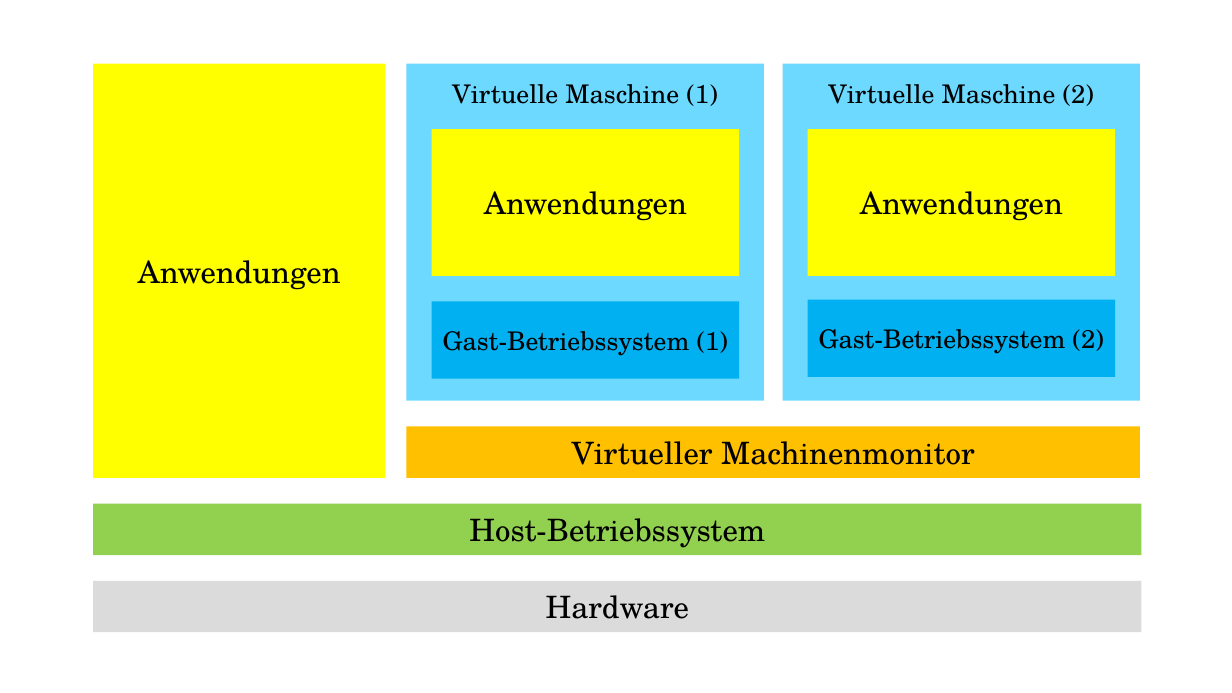
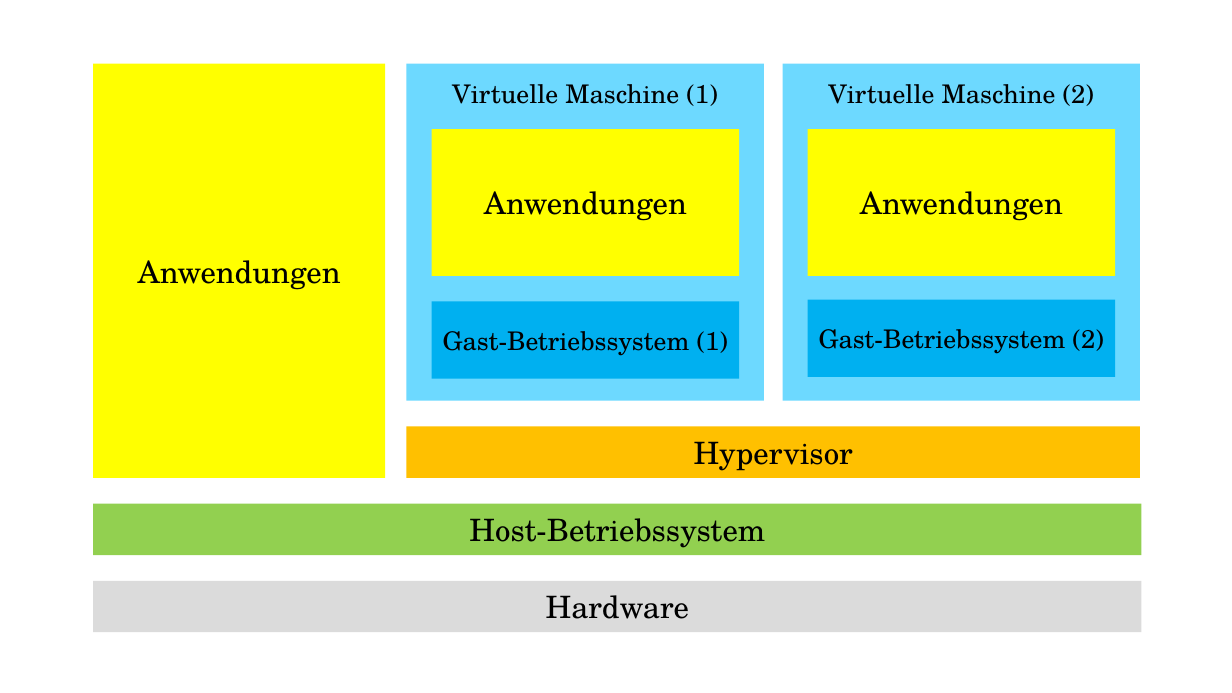
Before and after one commit to bemayr/sebsc-ba, a slide deck: slide 2 of images/graphics.pptx. Drawn at 1232x693 pixels with LibreOffice and Linux fonts; fonts in the diff are those of the drawing. Boxes give left, top, right and bottom in pixels: in the first picture for what was removed or moved away, otherwise in the second. Text is boxed around its words. In the diff, an @@ line names an element or a change of style, - is before the commit and + after.

```diff
--- a/images/graphics.pptx
+++ b/images/graphics.pptx
@@ text in rectangle at (694,441,853,471): text changed @@
-Virtueller Machinenmonitor
+Hypervisor
```
Also in this commit, not shown: 1 other slide changed, 10 other files.
